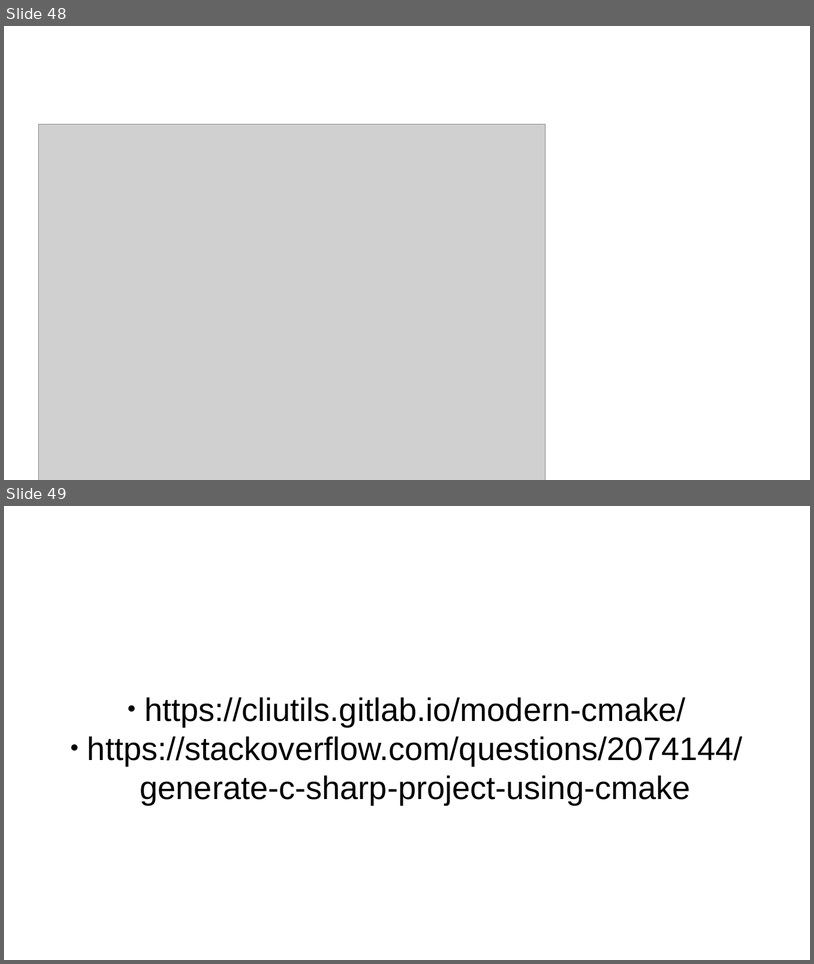
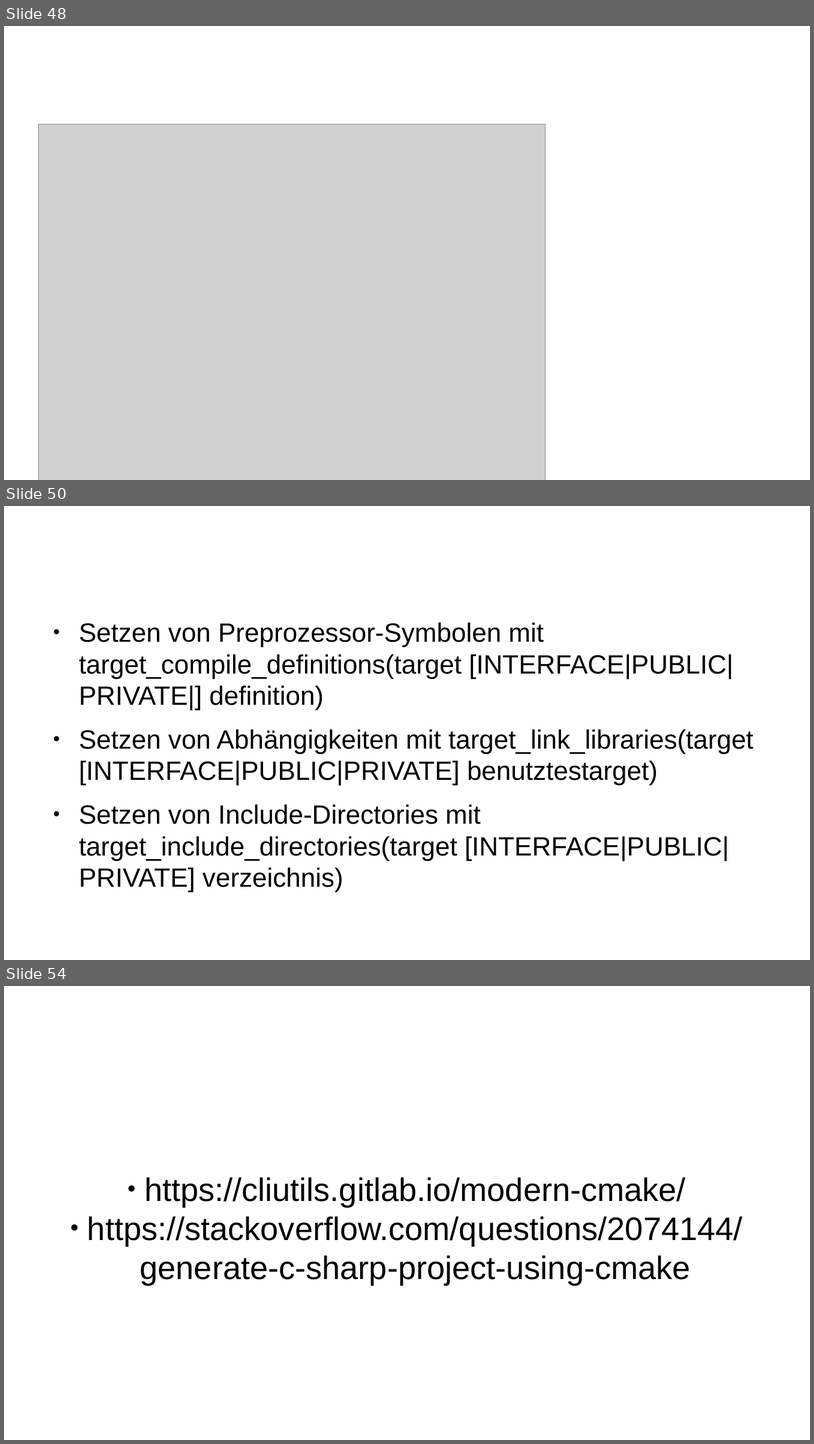
Before and after one commit to carstenkuckuk/CppUGBochum, a slide deck: doc/20180920_CppUGBochum_CI_Jenkins_CMake_GoogleTest.odp. Shown one above the other, each under a label of ours: slides 48 and 49 before the commit, slides 48, 50 and 54 after it; the slides between them are not shown. The pictures are 814x964 and 814x1444 pixels, drawn with LibreOffice and Linux fonts; fonts in the diff are those of the drawing; grey boxes stand for pictures; background and template pictures are left out. Boxes give left, top, right and bottom in pixels: in the first picture for what was removed or moved away, otherwise in the second. Text is boxed around its words. In the diff, an @@ line names an element or a change of style, - is before the commit and + after.

```diff
--- a/doc/20180920_CppUGBochum_CI_Jenkins_CMake_GoogleTest.odp
+++ b/doc/20180920_CppUGBochum_CI_Jenkins_CMake_GoogleTest.odp
@@ slide 50 added at (4, 506, 810, 960), background #FFFFFF @@
@@ title added at (44, 523, 606, 598), 35.7 pt, text #FFFFFF @@
+004_ExeLibDll
@@ text added at (79, 622, 754, 892), 26 pt, text #000000 @@
+● Setzen von Preprozessor-Symbolen mit target_compile_definitions(target [INTERFACE|PUBLIC|PRIVATE|] definition)
+● Setzen von Abhängigkeiten mit target_link_libraries(target [INTERFACE|PUBLIC|PRIVATE] benutztestarget)
+● Setzen von Include-Directories mit target_include_directories(target [INTERFACE|PUBLIC|PRIVATE] verzeichnis)
@@ what was slide 49 is now slide 54 @@
```
Also in this commit, not shown: 4 other slides added, 1 other file.
